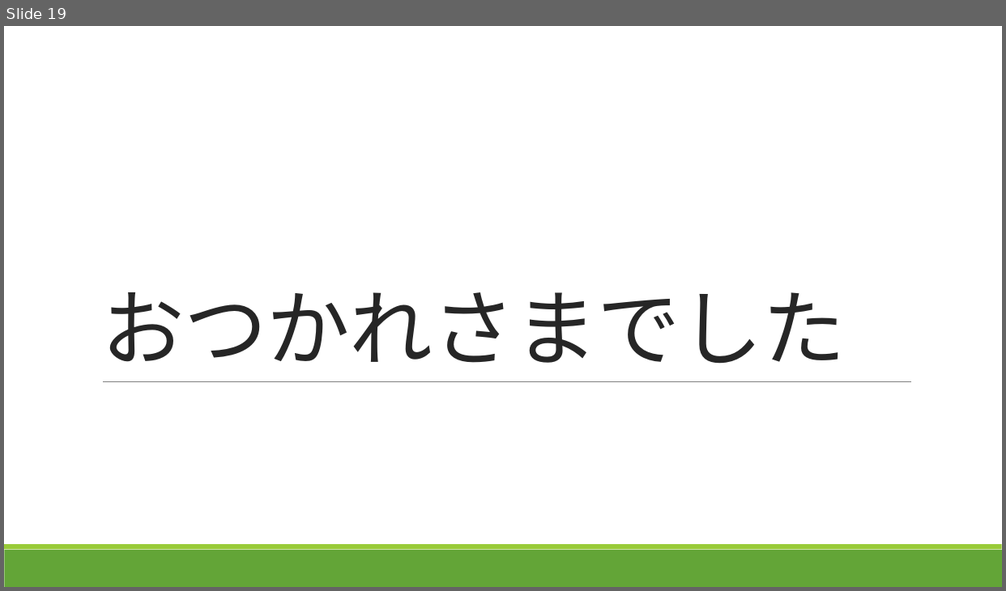
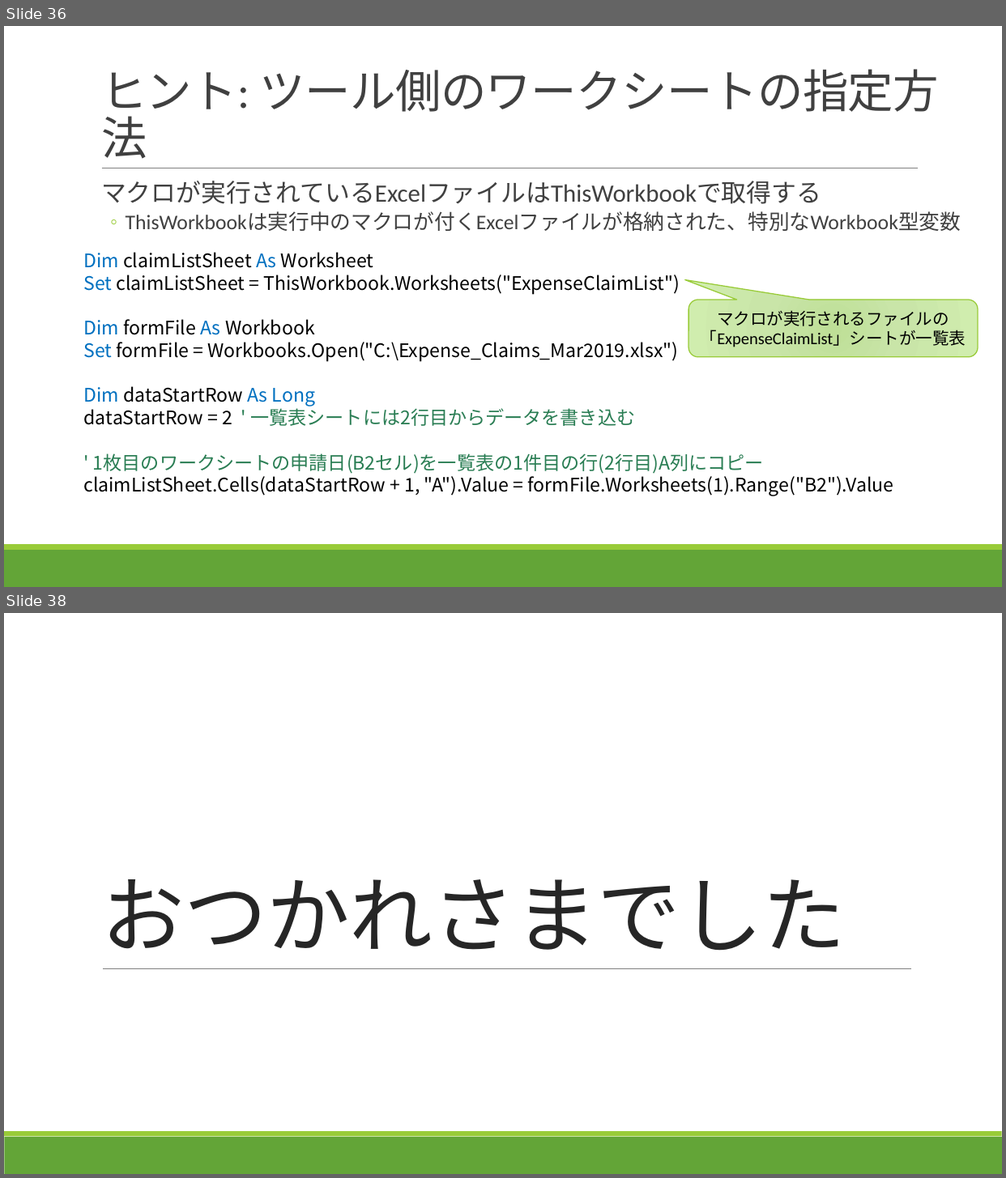
Before and after one commit to takeruko/vba-seminer-2019, a slide deck: contents/4/Excelマクロで学ぶVBA入門_第4回.pptx. Shown one above the other, each under a label of ours: slide 19 before the commit, slides 36 and 38 after it; the slides between them are not shown. The pictures are 1006x591 and 1006x1178 pixels, drawn with LibreOffice and Linux fonts; fonts in the diff are those of the drawing. Boxes give left, top, right and bottom in pixels: in the first picture for what was removed or moved away, otherwise in the second. Text is boxed around its words. In the diff, an @@ line names an element or a change of style, - is before the commit and + after.

```diff
--- a/contents/4/Excelマクロで学ぶVBA入門_第4回.pptx
+++ b/contents/4/Excelマクロで学ぶVBA入門_第4回.pptx
@@ slide 36 added at (x1=4, y1=26, x2=1002, y2=587), background #FFFFFF; not listed: 2 template elements that a slide beside it also shows @@
@@ title added at (x1=101, y1=69, x2=940, y2=159), 44 pt, text #404040 @@
+ヒント: ツール側のワークシートの指定方法
@@ line added from (102, 169) to (918, 169), #808080 0.5 pt @@
@@ text added at (x1=101, y1=181, x2=961, y2=231), 20 pt, text #404040 @@
+  マクロが実行されているExcelファイルはThisWorkbookで取得する
+  ◦ ThisWorkbookは実行中のマクロが付くExcelファイルが格納された、特別なWorkbook型変数
@@ text added at (x1=83, y1=252, x2=894, y2=497), 18 pt, text #000000 @@
+Dim claimListSheet As Worksheet
+Set claimListSheet = ThisWorkbook.Worksheets("ExpenseClaimList")
+Dim formFile As Workbook
+Set formFile = Workbooks.Open("C:\Expense_Claims_Mar2019.xlsx")
+Dim dataStartRow As Long
+dataStartRow = 2 ' 一覧表シートには2行目からデータを書き込む
+' 1枚目のワークシートの申請日(B2セル)を一覧表の1件目の行(2行目)A列にコピー
+claimListSheet.Cells(dataStartRow + 1, "A").Value = formFile.Worksheets(1).Range("B2").Value
@@ rounded speech box added at (x1=689, y1=300, x2=978, y2=357), fill gradient #BEDF97 to #CAE6A9 to #D0EDAE, outline #99CB38 1 pt, 16 pt, text #000000 @@
+マクロが実行されるファイルの「ExpenseClaimList」シートが一覧表
@@ what was slide 19 is now slide 38 @@
```
Also in this commit, not shown: 3 slides changed, 18 other slides added.
